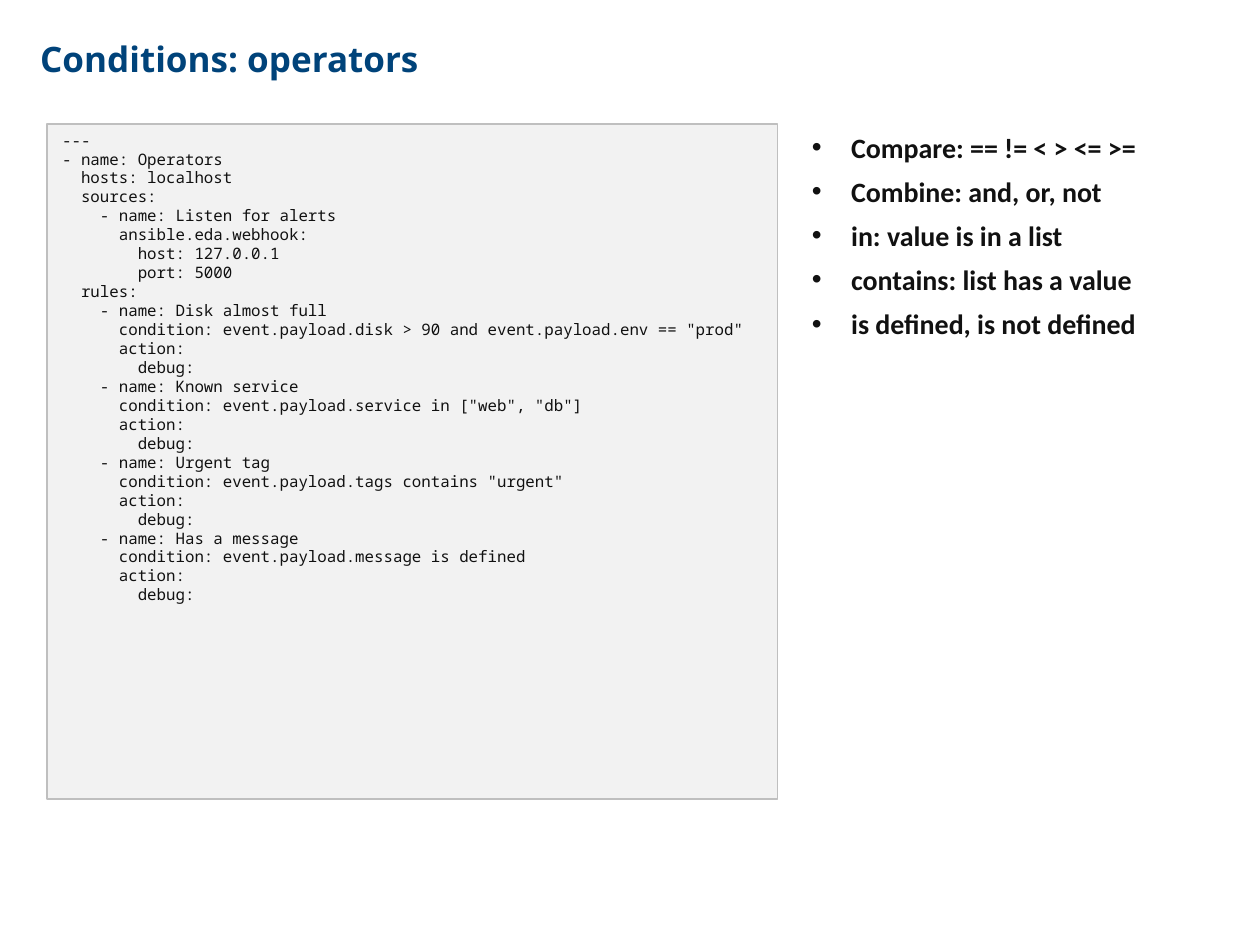
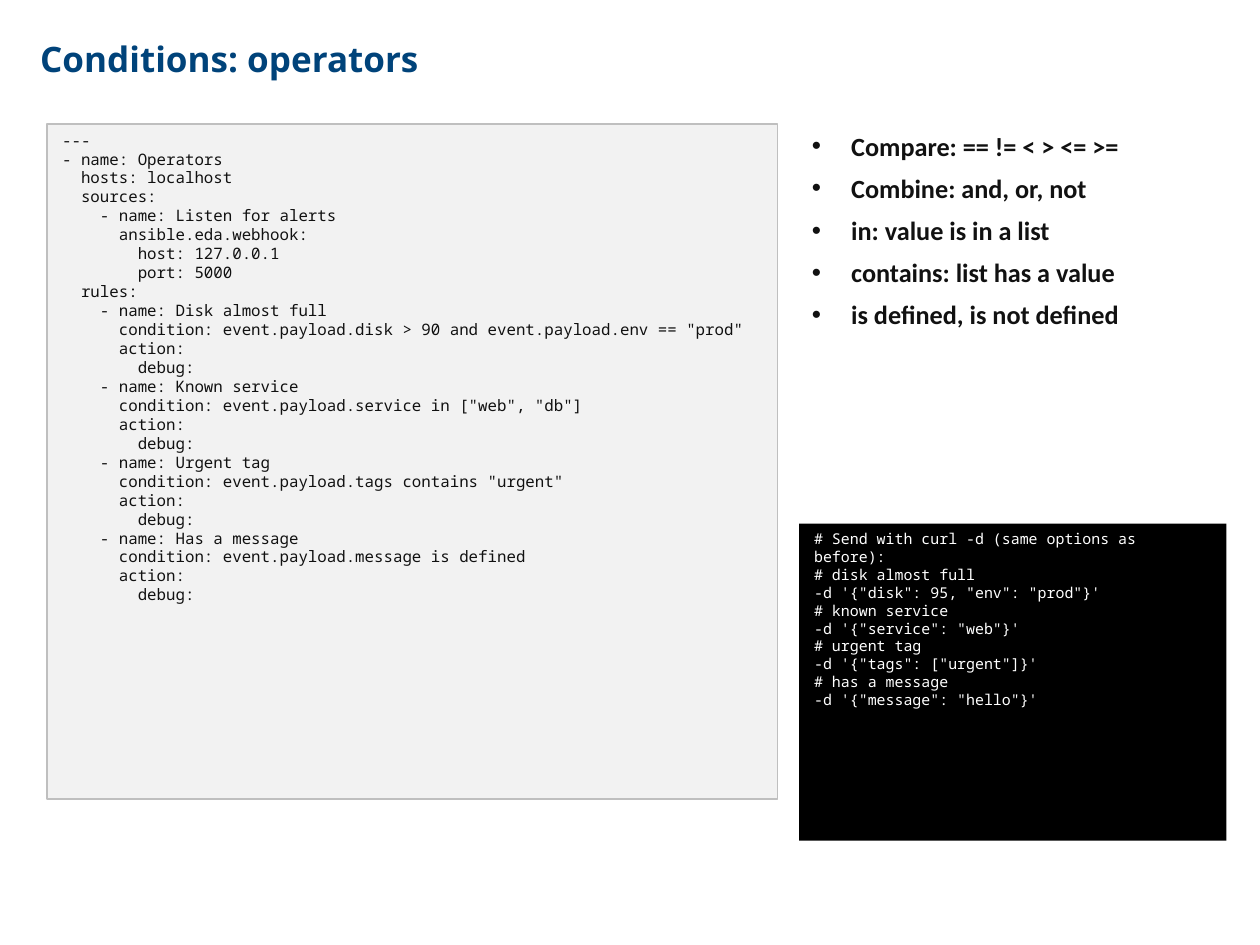
Before and after one commit to CCoupel/ansible-training, a slide deck: slide 205 of Ansible Training.pptx. Drawn at 1260x945 pixels with LibreOffice and Linux fonts; fonts in the diff are those of the drawing. Boxes give left, top, right and bottom in pixels: in the first picture for what was removed or moved away, otherwise in the second. Text is boxed around its words. In the diff, an @@ line names an element or a change of style, - is before the commit and + after.

```diff
--- a/Ansible Training.pptx
+++ b/Ansible Training.pptx
@@ text "Compare: == != < > ..." at <box>851,138,1119,328</box>: size 16 to 15 pt @@
@@ rectangle added at <box>799,524,1226,842</box>, fill #000000, 8.5 pt, text #FFFFFF @@
+# Send with curl -d (same options as before):
+# disk almost full
+-d '{"disk": 95, "env": "prod"}'
+# known service
+-d '{"service": "web"}'
+# urgent tag
+-d '{"tags": ["urgent"]}'
+# has a message
+-d '{"message": "hello"}'
```
Also in this commit, not shown: 5 other slides changed.
